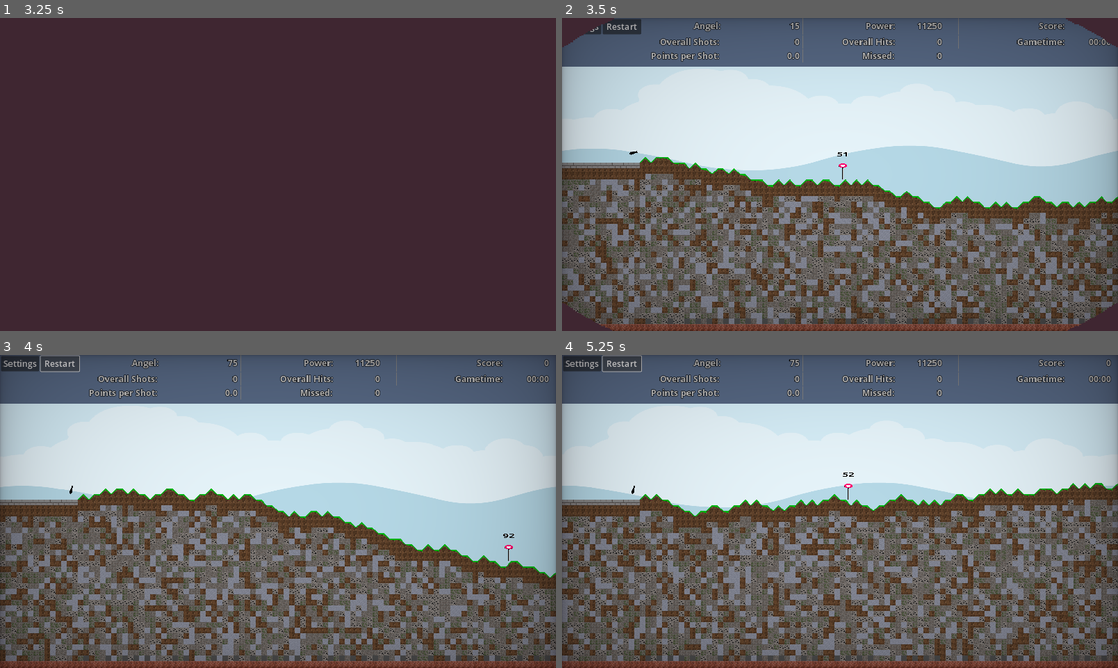
Above: before the commit, frames 1-4 (two rows, left to right).
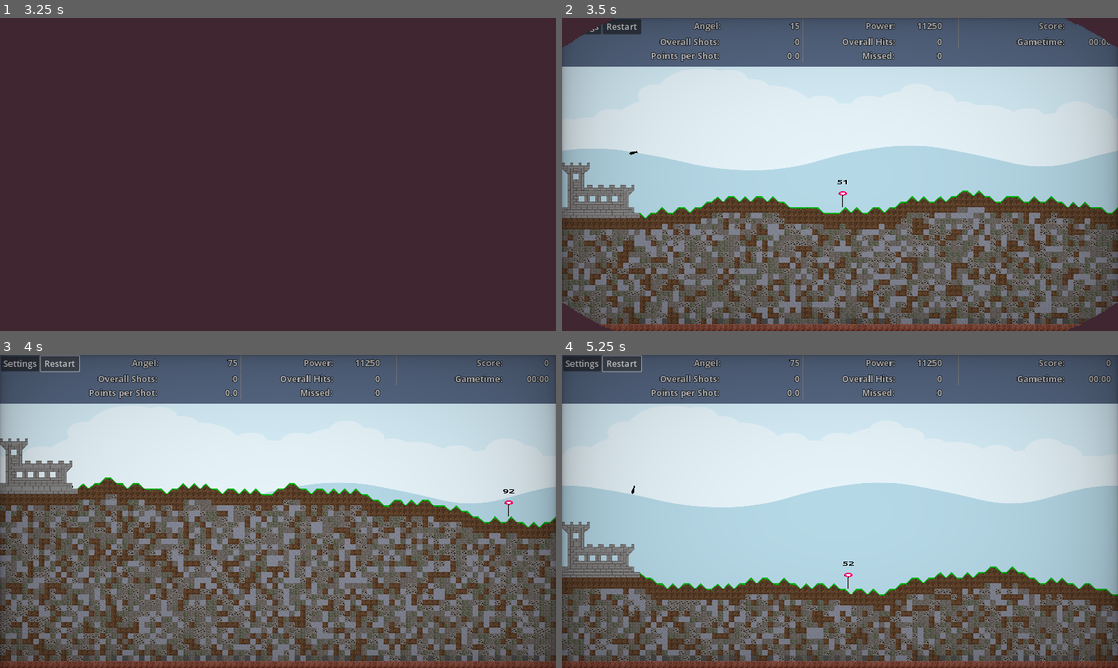
Above: after the commit, the same moments.

Repository: Coding-4Fun/Just4Fun_Mini_Shootergame
Game: Godot game, scene res://UI/MainMenuUI/MainMenuUI.tscn
Two runs of this game, one before a commit and one after it. Both use one fixed random seed, a clock stepped at 60 frames per second and the inputs below.
Inputs:
- Up to frame 1 (3.25 s): click "Play" at 0.5 s; click "Max Play Time" at 1.25 s; click "Max Play Time" at 2 s; click "Start Game" at 2.75 s
- Up to frame 2 (3.5 s): no input
- Up to frame 3 (4 s): click "Restart" at 3.5 s
- Up to frame 4 (5.25 s): click "Restart" at 4.25 s; click "Restart" at 5 s

Frame 1 is identical in both runs. In frame 2, 31% of the frame differs, in the area x 0-100%, y 42-98%; in frame 3, 37%; in frame 4, 43%, in the area x 0-100%, y 37-98%.

Commit message:
Rem: func reset_tilemap not needed Chg: Cleat Plattform Array before regenerate Add: emit signal to place Castle after generation finished

Diff:
--- a/MainGameScene/terrain_layer/layer_terrain.gd
+++ b/MainGameScene/terrain_layer/layer_terrain.gd
@@ -15,20 +15,17 @@
 	pass # Replace with function body.
 
 
-func Reset_TileMap() -> void:
-	clear()
-	pass
-
-
 func _on_MapGeneratorWorldTileMap() -> void:
+	displacement = ceili((midrange / tile_size.y) / 2) + randi_range(-10, 10)
 	generate_world_tilemap_base()
 
 
 func generate_world_tilemap_base() -> void:
-	Reset_TileMap()
+	clear()
 	randomize()
 	current_displacement = displacement
 	var chgdispl = 0
+	plattform.clear()
 	for x in world_tiles_x:
 		if x <= mod:
 			current_displacement = displacement
@@ -68,3 +65,4 @@
 			chgdispl = 0
 		var change_displacement = current_displacement + chgdispl
 		current_displacement = change_displacement
+	SignalBus.MapGeneratorPlaceCastle.emit(plattform[0])
